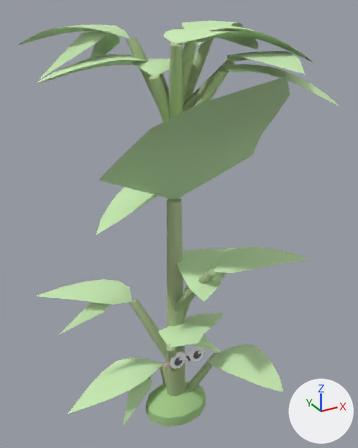
One commit to the glTF model web-forest/public/model/species/thaumatophyllum-bipinnatifidum.glb: the scene before it, then after it.
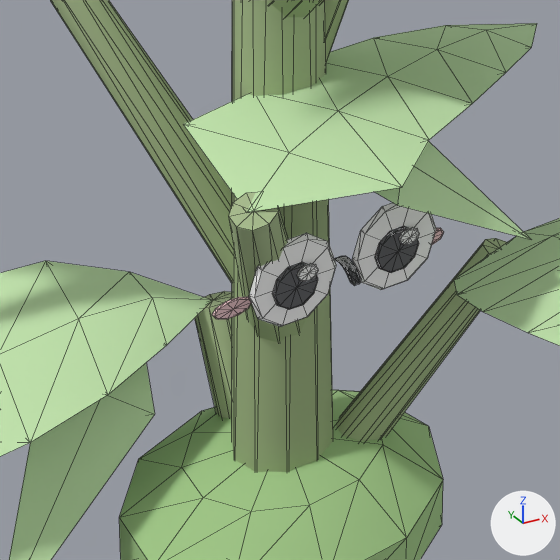
Each version is shown whole from a 50 mm lens placed at (-0.311, -0.549, 0.659), pointed at (0.004, 0.024, 0.373), then close up on the part from 35% to 64% of the width and 69% to 92% of the height. Lighting does not change. The marker at lower right points along +X, +Y and +Z. The last two pictures show the newer version. The close-ups show mesh edges as thin lines. Where no turn or scale is listed for an object, it has been applied to the vertices. Vertices at exactly the same position are counted once.

The first close-up shows 'p0', 'p1', 'p2', 'p3', 'p4', 'p5', 'petiole0'.
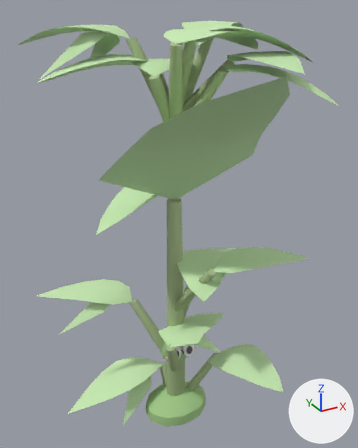
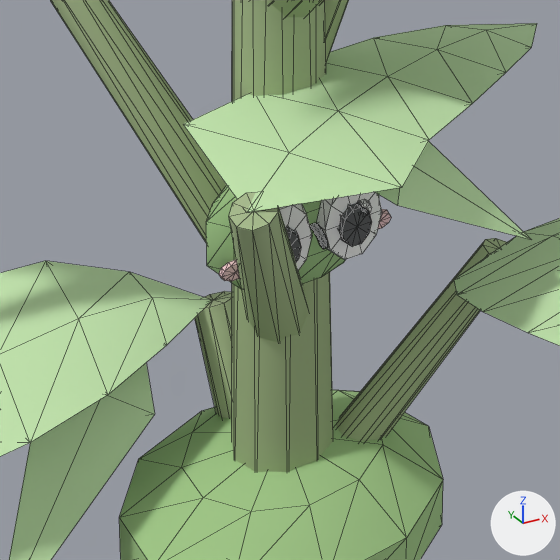
Boxes [x1, y1, x2, y2] around the edits, measured in the close-ups (560 x 560 px; the box of a moved part takes in the faces that stretch with it):
part 1 of me_mesh_0, added
    after: [219, 260, 240, 281]
part 2 of me_mesh_0, moved or reshaped
    before: [335, 256, 361, 286]
    after: [310, 223, 328, 249]
part 3 of me_mesh_0, moved or reshaped
    before: [215, 206, 443, 327]
    after: [206, 192, 391, 270]
part 4 of me_mesh_0, recoloured
    before: [212, 203, 436, 319]
    after: [206, 185, 388, 290]

Edits to the bpy script that builds the scene:
```text
Change me_mesh_0:
    used by ob_petiole0; location = (0.0051, 0.0368, 0.0)
    remove me_mesh_0.from_pydata(...)  # 300 vertices, 552 faces; spans x -0.119..0.119, y -0.217..0.042, z 0.0..0.6
    add me_mesh_0.from_pydata(...)  # 342 vertices, 632 faces; spans x -0.119..0.119, y -0.217..0.042, z 0.0..0.6
    me_mesh_0 part 1: a new loose piece, a 10-sided cut cone along y (radius 0.0044 by 0.003 at the low end, 0.0048 by 0.0032 at the high end) spanning x -0.0293..-0.0197, y -0.0161..-0.0144, z 0.1412..0.1473, in mat_flat
    me_mesh_0 part 2: the loose piece of 38 vertices spanning x -0.002..0.002, y -0.045..-0.032, z 0.151..0.154 is scaled about its middle by (0.789, 0.933, 1), then moved by (0.0, 0.018, 0.0)
    me_mesh_0 part 3
    30 vertices are removed from x -0.033..0.038, y -0.041..-0.03, z 0.144..0.168
    194 faces are deleted
    146 vertices move from x -0.039..0.039, y -0.041..-0.03, z 0.139..0.169 to x -0.03..0.03, y -0.025..0.003, z 0.124..0.172
    28 vertices are added at x -0.012..0.03, y -0.025..-0.001, z 0.142..0.177
    194 new faces join them
    me_mesh_0 part 4: 84 kept faces spanning x -0.03..0.03, y -0.025..0.003, z 0.124..0.172 get new vertex colours
    other edits to the shape of me_mesh_0 do not show in these pictures
```
